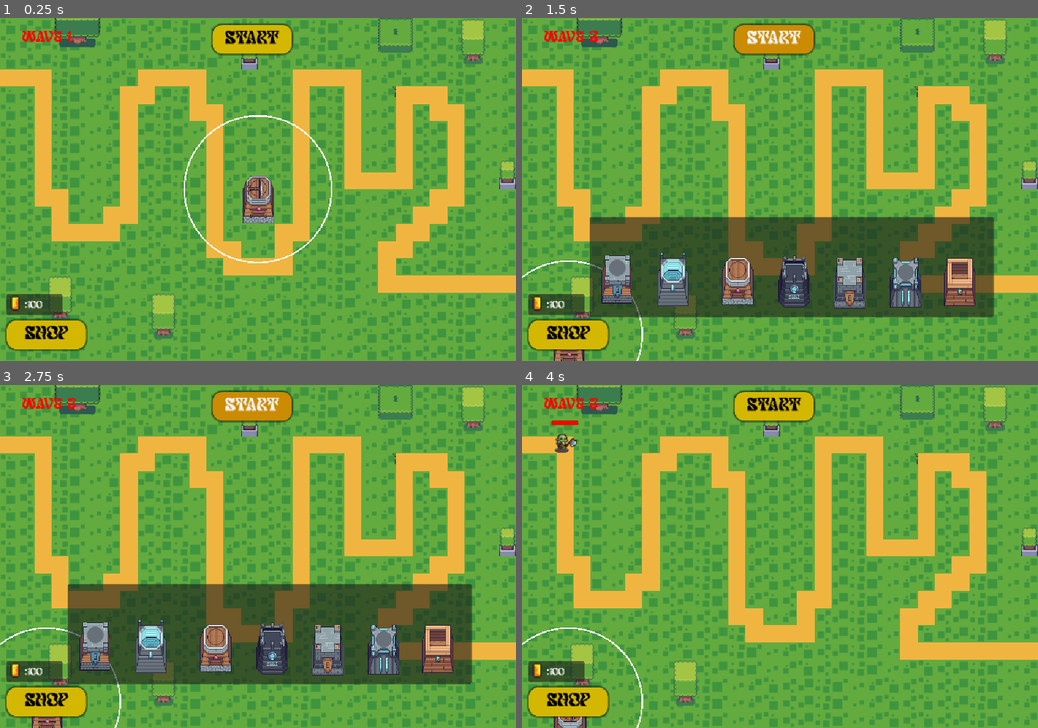
Above: before the commit, frames 1-4 (two rows, left to right).
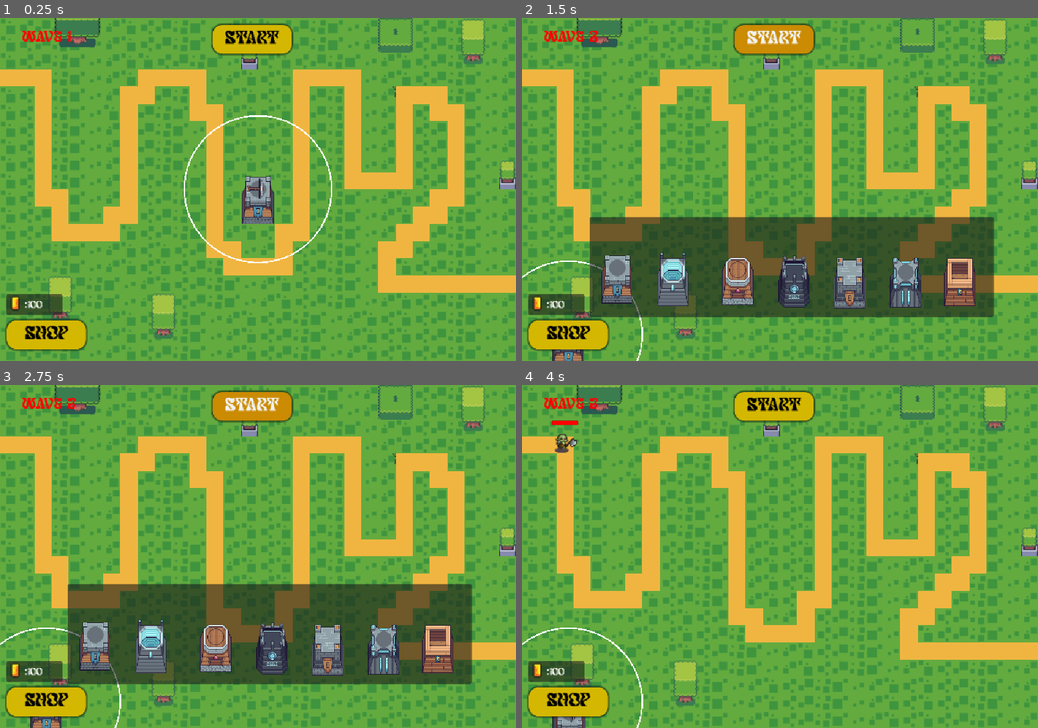
Above: after the commit, the same moments.

Repository: NNKD-Kevin/tower-defense
Game: Godot game, scene res://scenes/main.tscn
The game is run twice, just before and just after one commit, with the same random seed, the same clock (stepped at 60 frames per second) and the same inputs.
Inputs (mouse positions are in pixels of both pictures, inside the frame that each line leads up to):
- Up to frame 1 (0.25 s): no input
- Up to frame 2 (1.5 s): click "Shop" at 0.5 s; click "Start" at 1.25 s
- Up to frame 3 (2.75 s): click "Start" at 2 s
- Up to frame 4 (4 s): click (620, 638) at 2.75 s; tap Enter at 3.5 s; drag from (568, 710) to (831, 481) at 3.52 s

The runs differ from the first frame. In frame 1, 0.7% of the frame differs, in the area x 46-54%, y 45-61%; in frame 2, 0.2%; in frame 3, 0.2%; in frame 4, 0.2%.

Commit message:
scale skin of the towers and add position for each level of tower
because the tower images can't just scale in one style so I need to resize some of them for the fit in level 3 of all types of tower and add a function for level 1 and 2 that the position of the base in the tower will match in the bests display

Diff:
--- a/tower-defense/scenes/main.tscn
+++ b/tower-defense/scenes/main.tscn
@@ -288,7 +288,8 @@
 6:1/0 = 0
 
 [sub_resource type="TileSet" id="TileSet_1vivr"]
-physics_layer_0/collision_layer = 1
+physics_layer_0/collision_layer = 4
+physics_layer_0/collision_mask = 0
 sources/0 = SubResource("TileSetAtlasSource_jyhfs")
 sources/1 = SubResource("TileSetAtlasSource_tbgi4")
 
--- a/tower-defense/scenes/tower.tscn
+++ b/tower-defense/scenes/tower.tscn
@@ -26,15 +26,15 @@
 
 [sub_resource type="AtlasTexture" id="AtlasTexture_olwqo"]
 atlas = ExtResource("3_jfguu")
-region = Rect2(0, 0, 64, 192)
+region = Rect2(0, 64, 64, 128)
 
 [sub_resource type="AtlasTexture" id="AtlasTexture_5w3wq"]
 atlas = ExtResource("3_jfguu")
-region = Rect2(64, 0, 64, 192)
+region = Rect2(64, 64, 64, 128)
 
 [sub_resource type="AtlasTexture" id="AtlasTexture_k4j06"]
 atlas = ExtResource("3_jfguu")
-region = Rect2(128, 0, 64, 192)
+region = Rect2(128, 64, 64, 128)
 
 [sub_resource type="AtlasTexture" id="AtlasTexture_dk8x1"]
 atlas = ExtResource("4_olwqo")
@@ -84,17 +84,17 @@
 atlas = ExtResource("7_k6fnl")
 region = Rect2(128, 0, 64, 128)
 
-[sub_resource type="AtlasTexture" id="AtlasTexture_1vy2i"]
+[sub_resource type="AtlasTexture" id="AtlasTexture_jtvrq"]
 atlas = ExtResource("8_3hems")
-region = Rect2(0, 0, 64, 192)
-
-[sub_resource type="AtlasTexture" id="AtlasTexture_ch2x2"]
+region = Rect2(0, 64, 64, 128)
+
+[sub_resource type="AtlasTexture" id="AtlasTexture_t6gji"]
 atlas = ExtResource("8_3hems")
-region = Rect2(64, 0, 64, 192)
-
-[sub_resource type="AtlasTexture" id="AtlasTexture_wf0v8"]
+region = Rect2(64, 64, 64, 128)
+
+[sub_resource type="AtlasTexture" id="AtlasTexture_rc43p"]
 atlas = ExtResource("8_3hems")
-region = Rect2(128, 0, 64, 192)
+region = Rect2(128, 64, 64, 128)
 
 [sub_resource type="SpriteFrames" id="SpriteFrames_1vivr"]
 animations = [{
@@ -244,7 +244,7 @@
 }, {
 "frames": [{
 "duration": 1.0,
-"texture": SubResource("AtlasTexture_1vy2i")
+"texture": SubResource("AtlasTexture_jtvrq")
 }],
 "loop": 1,
 "name": &"8_1",
@@ -252,7 +252,7 @@
 }, {
 "frames": [{
 "duration": 1.0,
-"texture": SubResource("AtlasTexture_ch2x2")
+"texture": SubResource("AtlasTexture_t6gji")
 }],
 "loop": 1,
 "name": &"8_2",
@@ -260,7 +260,7 @@
 }, {
 "frames": [{
 "duration": 1.0,
-"texture": SubResource("AtlasTexture_wf0v8")
+"texture": SubResource("AtlasTexture_rc43p")
 }],
 "loop": 1,
 "name": &"8_3",
@@ -447,24 +447,24 @@
 }]
 
 [sub_resource type="RectangleShape2D" id="RectangleShape2D_1vivr"]
-size = Vector2(78, 138)
+size = Vector2(66, 127.25)
 
 [node name="Node2D" type="CharacterBody2D" unique_id=1327188346]
 script = ExtResource("1_ay4al")
 
 [node name="Base" type="AnimatedSprite2D" parent="." unique_id=1773876083]
-position = Vector2(1, 6)
+position = Vector2(0, 26)
 sprite_frames = SubResource("SpriteFrames_1vivr")
-animation = &"3_1"
+animation = &"1_1"
 
 [node name="Weapon" type="AnimatedSprite2D" parent="." unique_id=983096380]
 position = Vector2(0, -1)
 rotation = 1.5707964
 sprite_frames = SubResource("SpriteFrames_23jat")
-animation = &"1_1fire"
+animation = &"1_1"
 
 [node name="CollisionShape2D" type="CollisionShape2D" parent="." unique_id=1088451784]
-position = Vector2(3, 22)
+position = Vector2(0, 25.625)
 shape = SubResource("RectangleShape2D_1vivr")
 
 [node name="Node" type="Node" parent="." unique_id=1108158349]
--- a/tower-defense/scripts/tower.gd
+++ b/tower-defense/scripts/tower.gd
@@ -44,6 +44,7 @@
 	cooldown_finished=true
 
 func _process(delta: float) -> void:
+	base.global_position=global_position+Vector2(0,-(3-level)*9+26)
 	if dragging:
 		global_position=get_global_mouse_position()
 	else:
